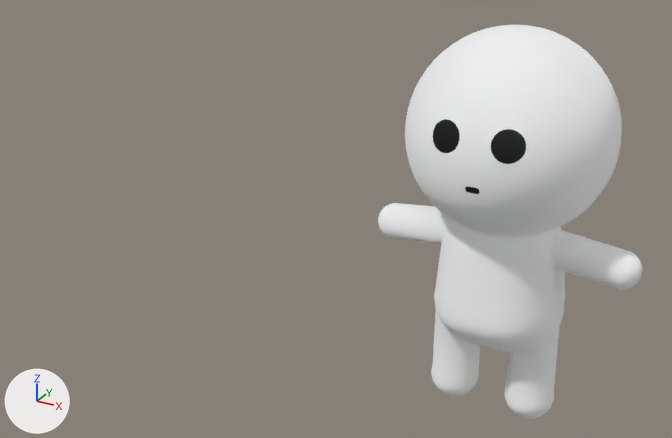
Before and after pictures for a commit that changed the glTF model frontend/public/assets/Charactaurh.glb.
Before and after are seen from a 50 mm lens placed at (1.3, -4.07, 1.35), pointed at (-1.03, 0.16, -0.76). The axes (+X, +Y, +Z) are drawn at lower left. The lights are the same throughout. Where no turn or scale is listed for an object, it has been applied to the vertices.
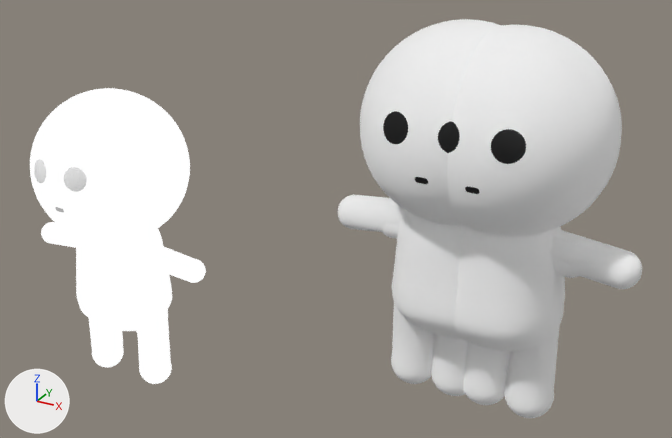
The newer file is also turned or shifted as a whole; pictures and numbers use the older file's frame.

Boxes (x1, y1, x2, y2) around the edits, measured in the pictures (672 x 438 px):
'Character.002', added: after (30, 88, 206, 384)
    faces in mat_toonshader_001: (30, 88, 206, 384)
    faces in mat_offwhite_002: (34, 159, 87, 212)
'Character', added: after (338, 19, 578, 405)
    faces in mat_blackoutline (white #ffffff): (338, 19, 578, 405)
    faces in mat_black (black #000000): (383, 111, 452, 184)

Patch to the scene script:
```diff
--- a/frontend/public/assets/Charactaurh.glb.py
+++ b/frontend/public/assets/Charactaurh.glb.py
@@ mat_offwhite_002 @@
+mat_offwhite_002 = bpy.data.materials.new('Offwhite.002')
+mat_offwhite_002.use_nodes = True; mat_offwhite_002.node_tree.nodes.clear()
+_N = mat_offwhite_002.node_tree.nodes; _L = mat_offwhite_002.node_tree.links
+n0 = _N.new('ShaderNodeBsdfPrincipled'); n0.name = 'Principled BSDF'
+n1 = _N.new('ShaderNodeOutputMaterial'); n1.name = 'Material Output'
+n2 = _N.new('ShaderNodeVertexColor'); n2.name = 'Color Attribute'
+_L.new(n0.outputs[0], n1.inputs[0])  # 'BSDF' to 'Surface'
+_L.new(n2.outputs[0], n0.inputs[0])  # 'Color' to 'Base Color'
@@ me_sphere_004 @@
+me_sphere_004.from_pydata(...)  # 5600 vertices, 11157 faces; spans x -0.67..0.65, y -0.48..0.48, z -0.51..1.46
+# faces by material slot: [11075, 82]
+me_sphere_004.materials.append(mat_toonshader_001)
+me_sphere_004.materials.append(mat_offwhite_002)
@@ me_sphere_002_1 @@
+me_sphere_002_1.from_pydata(...)  # 6808 vertices, 13608 faces; spans x -0.67..0.68, y 0.39..1.39, z 0.72..2.74
+# faces by material slot: [6722, 6722, 82, 82]
+me_sphere_002_1.materials.append(mat_toonshader)
+me_sphere_002_1.materials.append(mat_blackoutline)  # white #ffffff
+me_sphere_002_1.materials.append(mat_offwhite)  # white #ffffff
+me_sphere_002_1.materials.append(mat_black)  # black #000000
@@ ob_character_002 @@
+ob_character_002 = bpy.data.objects.new('Character.002', me_sphere_004)
+ob_character_002.location = (-2.515, -0.005, -1.649)
@@ ob_character @@
+ob_character = bpy.data.objects.new('Character', me_sphere_002_1)
+ob_character.location = (-0.245, -0.888, -2.282)
```
